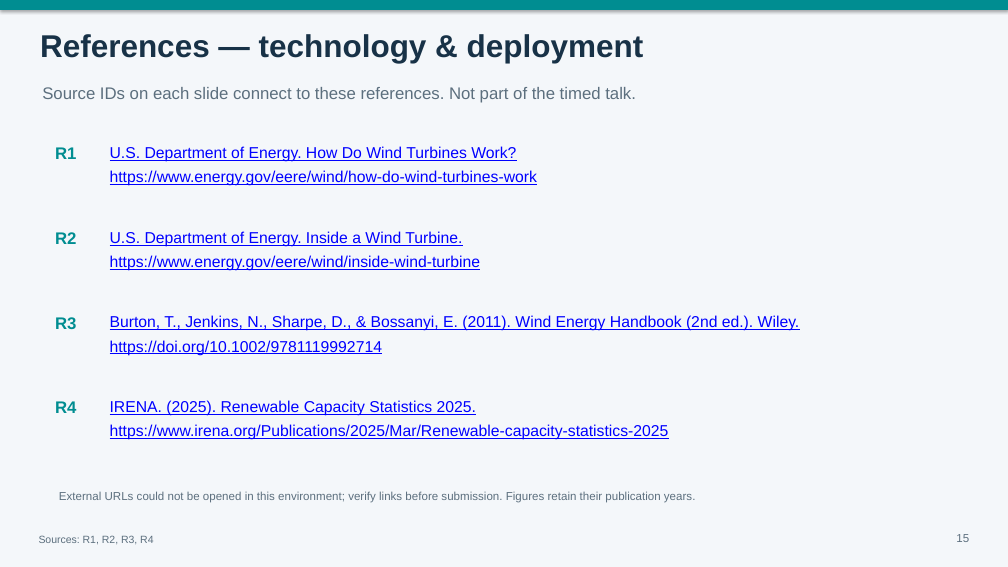
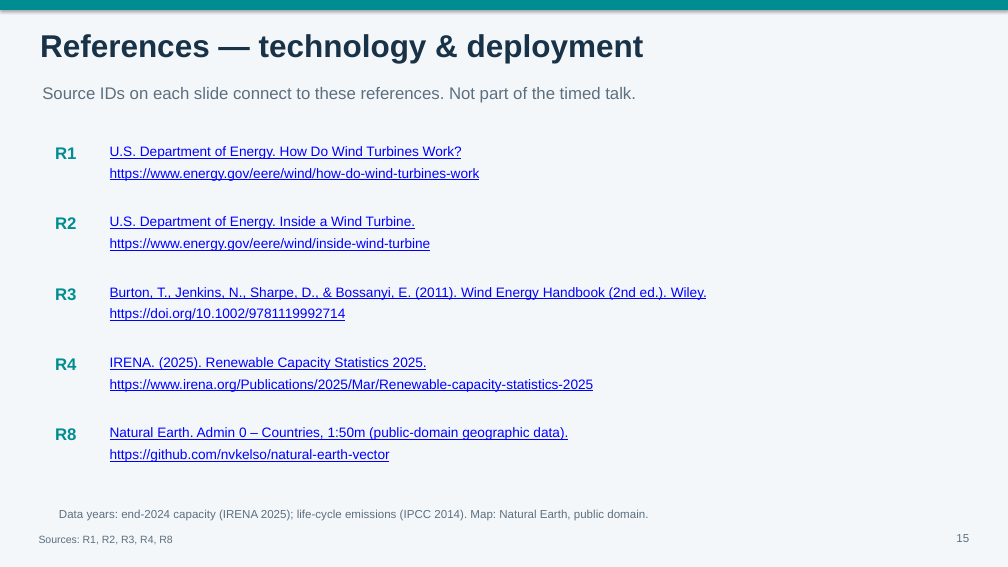
Before and after one commit to dhtlampa369-code/power, a slide deck: slide 15 of presentation/Wind_Power_Plant_20min.pptx. Drawn at 1008x567 pixels with LibreOffice and Linux fonts; fonts in the diff are those of the drawing. Boxes give left, top, right and bottom in pixels: in the first picture for what was removed or moved away, otherwise in the second. Text is boxed around its words. In the diff, an @@ line names an element or a change of style, - is before the commit and + after.

```diff
--- a/presentation/Wind_Power_Plant_20min.pptx
+++ b/presentation/Wind_Power_Plant_20min.pptx
@@ text "R2": place and size @@
-text "R2" at [55, 232, 76, 244]
+text "R2" at [55, 217, 76, 229]
@@ text "U.S. Department of Energy. Inside ...": place and size @@
-text "U.S. Department of Energy. Inside ..." at [110, 231, 481, 271]
+text "U.S. Department of Energy. Inside ..." at [110, 216, 431, 251]
@@ text "R3": place and size @@
-text "R3" at [55, 317, 76, 329]
+text "R3" at [55, 288, 76, 300]
@@ text "Burton, T., Jenkins, N., Sharpe, ...": place and size @@
-text "Burton, T., Jenkins, N., Sharpe, ..." at [110, 315, 800, 356]
+text "Burton, T., Jenkins, N., Sharpe, ..." at [110, 287, 707, 321]
@@ text "R4": place and size @@
-text "R4" at [55, 401, 76, 413]
+text "R4" at [55, 358, 76, 370]
@@ size 15 to 13 pt in 4 elements at [110, 146, 480, 181], [110, 216, 431, 251], [110, 287, 707, 321], [110, 357, 594, 392] @@
@@ text "IRENA. (2025). Renewable Capacity Statistics ...": place and size @@
-text "IRENA. (2025). Renewable Capacity Statistics ..." at [110, 400, 669, 440]
+text "IRENA. (2025). Renewable Capacity Statistics ..." at [110, 357, 594, 392]
@@ text added at [55, 428, 76, 440], 16 pt, text #008D91, bold @@
+R8
@@ text added at [110, 427, 568, 462], 13 pt, text #0000FF, underline @@
+Natural Earth. Admin 0 – Countries, 1:50m (public-domain geographic data).
+https://github.com/nvkelso/natural-earth-vector
@@ text removed at [59, 491, 696, 503] @@
-External URLs could not be opened in this environment; verify links before submission. Figures retain their publication years.
@@ text added at [59, 509, 648, 521], 11 pt, text #5C6F7E @@
+Data years: end-2024 capacity (IRENA 2025); life-cycle emissions (IPCC 2014). Map: Natural Earth, public domain.
@@ text at [39, 535, 172, 544]: text changed @@
-Sources: R1, R2, R3, R4
+Sources: R1, R2, R3, R4, R8
```
Also in this commit, not shown: 3 other slides changed, 1 slide added, 1 slide removed, 2 other files.
